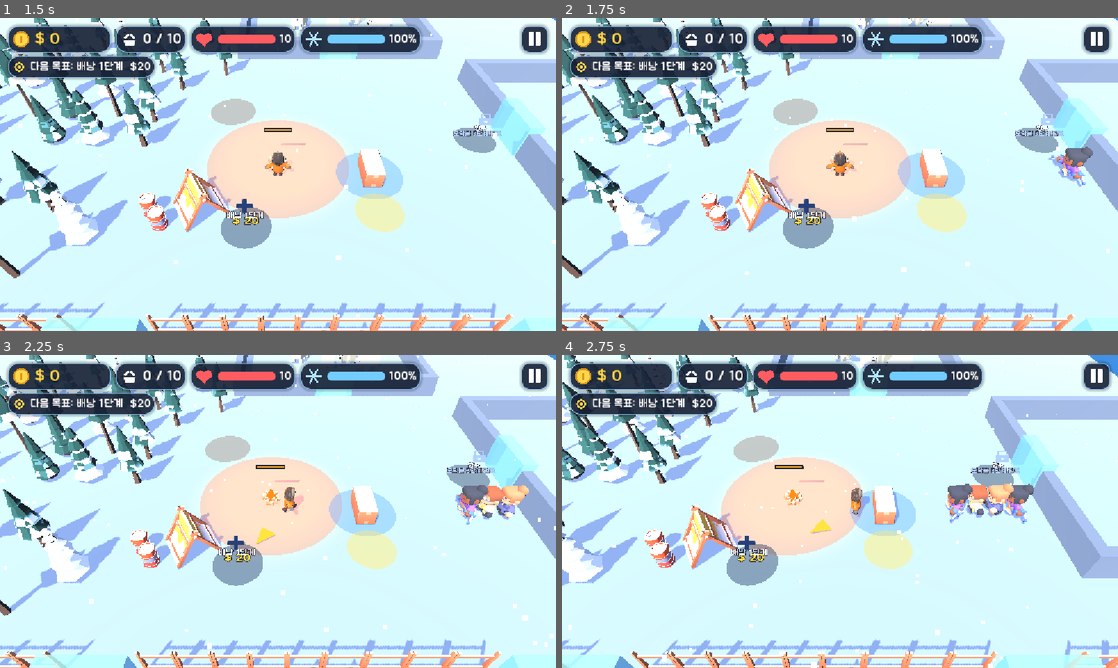
Above: before the commit, frames 1-4 (two rows, left to right).
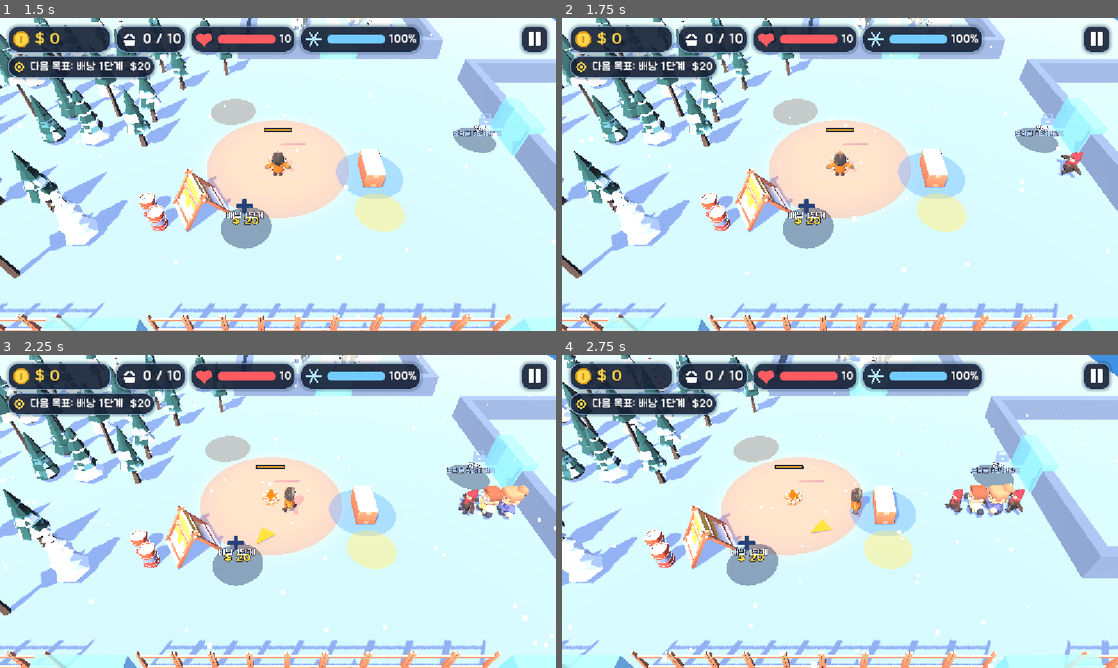
Above: after the commit, the same moments.

Repository: kimpro4214/FrostCamp
Game: Godot game, scene res://frost_camp/scenes/main.tscn
Two runs of this game, one before a commit and one after it. Both use one fixed random seed, a clock stepped at 60 frames per second and the inputs below.
Inputs (mouse positions are in pixels of both pictures, inside the frame that each line leads up to):
- Up to frame 1 (1.5 s): click "시작하기" at 0.5 s; click "건너뛰기" at 1.25 s
- Up to frame 2 (1.75 s): no input
- Up to frame 3 (2.25 s): tap Enter (ui_accept) at 2 s; move the mouse to (400, 495) at 2.02 s; hold D from 2.03 s (still down); tap 1 at 2.1 s; click (400, 495) at 2.17 s
- Up to frame 4 (2.75 s): keep holding D; tap Enter (ui_accept) at 2.27 s

Frame 1 is identical in both runs. In frame 2, 0.5% of the frame differs, in the area x 87-96%, y 41-54%; in frame 3, 0.4%; in frame 4, 0.7%, in the area x 68-85%, y 41-54%.

Commit message:
feat: 프로스트 캠프 손님 한 종류를 Meshy 빨간 비니 캐릭터로 바꿈

Diff:
--- a/frost_camp/scenes/stall_view.gd
+++ b/frost_camp/scenes/stall_view.gd
@@ -9,7 +9,7 @@
 const QUEUE_START := 1.5
 const QUEUE_GAP := 1.1
 const CUSTOMER_MODELS := [
-	preload("res://frost_camp/assets/models/characters/character-female-a.glb"),
+	preload("res://frost_camp/assets/models/winter/customer-red.glb"),
 	preload("res://frost_camp/assets/models/characters/character-male-e.glb"),
 	preload("res://frost_camp/assets/models/characters/character-female-d.glb"),
 ]
Binary file added: frost_camp/assets/models/winter/customer-red.glb
Not shown, added: frost_camp/assets/models/winter/customer-red.glb.import
Binary file added: frost_camp/assets/models/winter/customer-red_Image_0.jpg
Not shown, added: frost_camp/assets/models/winter/customer-red_Image_0.jpg.import
